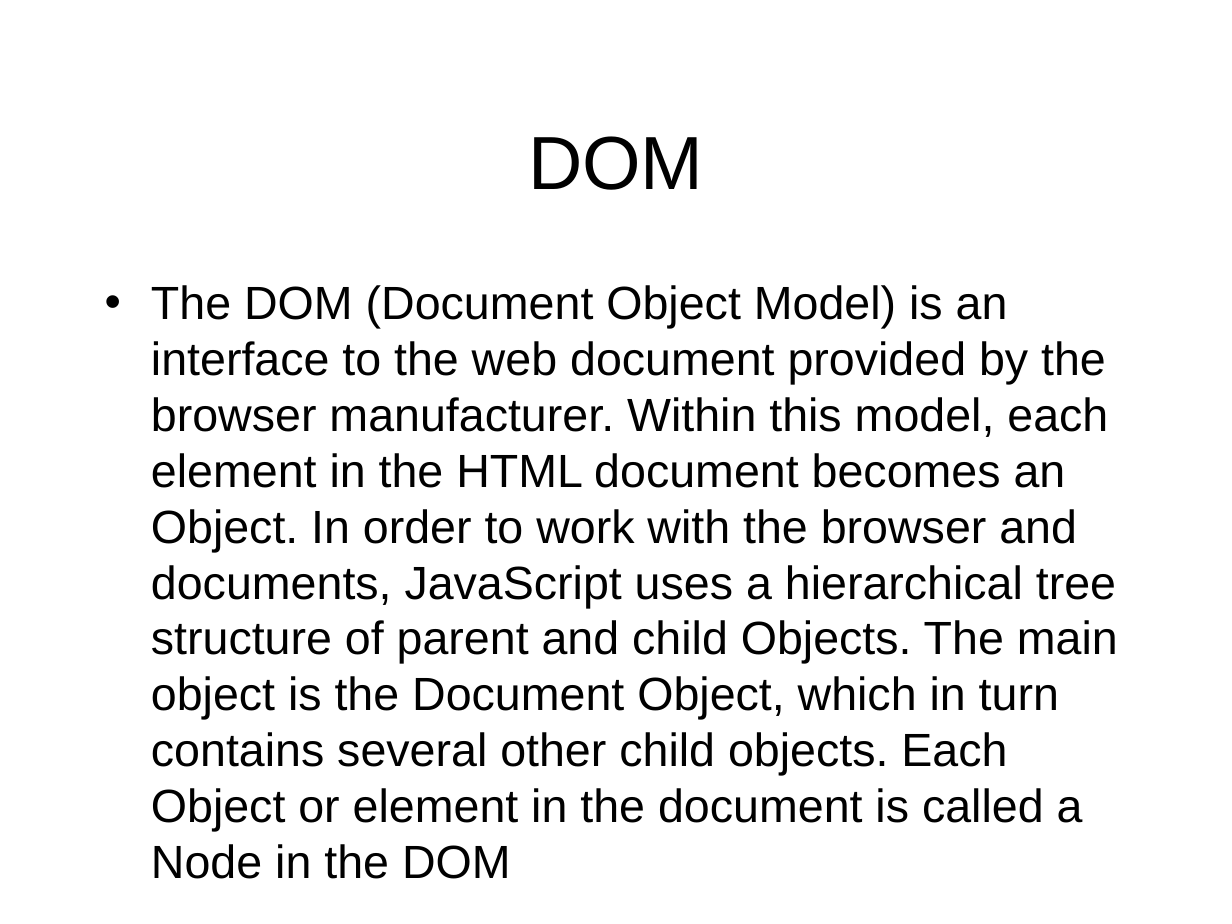
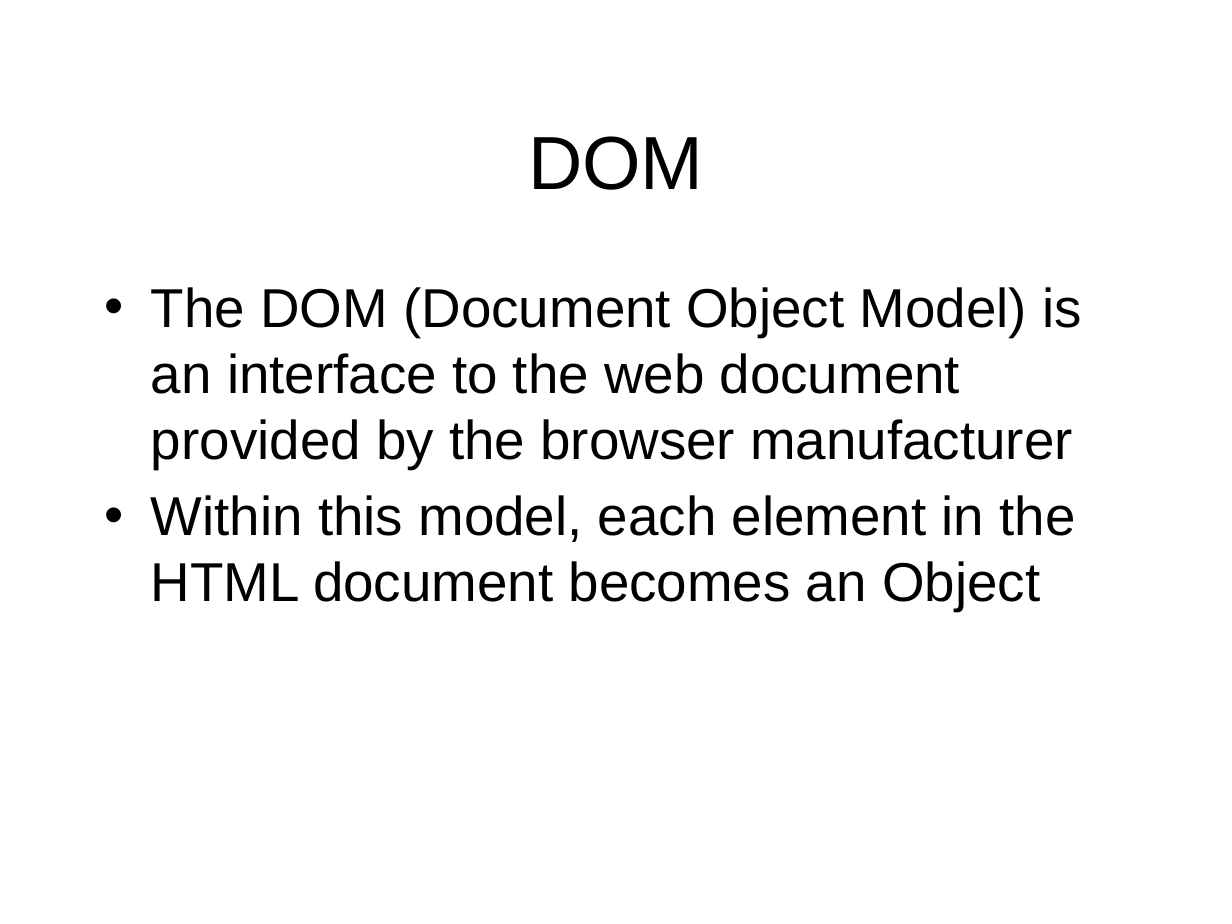
Before and after one commit to octaviordz/zjnu2017.github.io, a slide deck: slide 3 of WAD/lectures/140--Objects.and.DOM.pptx. Drawn at 1232x924 pixels with LibreOffice and Linux fonts; fonts in the diff are those of the drawing. Boxes give left, top, right and bottom in pixels: in the first picture for what was removed or moved away, otherwise in the second. Text is boxed around its words. In the diff, an @@ line names an element or a change of style, - is before the commit and + after.

```diff
--- a/WAD/lectures/140--Objects.and.DOM.pptx
+++ b/WAD/lectures/140--Objects.and.DOM.pptx
@@ text at [151, 287, 1082, 611]: text changed; size 27.2 to 32 pt @@
-• The DOM (Document Object Model) is an interface to the web document provided by the browser manufacturer. Within this model, each element in the HTML document becomes an Object. In order to work with the browser and documents, JavaScript uses a hierarchical tree structure of parent and child Objects. The main object is the Document Object, which in turn contains several other child objects. Each Object or element in the document is called a Node in the DOM
+• The DOM (Document Object Model) is an interface to the web document provided by the browser manufacturer
+• Within this model, each element in the HTML document becomes an Object
```
Also in this commit, not shown: 10 other slides changed, 4 slides added, 3 other files.
